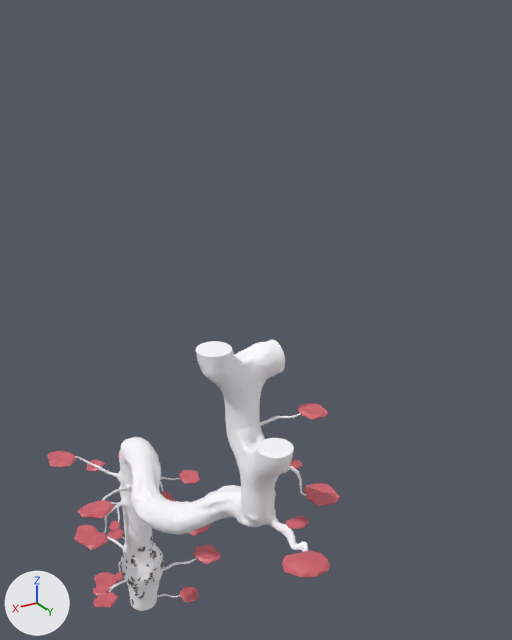
One commit to the OBJ model Assets/Meshes/ProceduralLevelParts/Tree.obj: the scene before it, then after it.
One viewpoint serves both versions: a 50 mm camera at (7.1, 20.1, 16.4) aimed at (-3.3, 2.9, 7.8). Lighting does not change. The marker at lower left points along +X, +Y and +Z. Where no turn or scale is listed for an object, it has been applied to the vertices.

Objects in the first picture: 'Tree'.
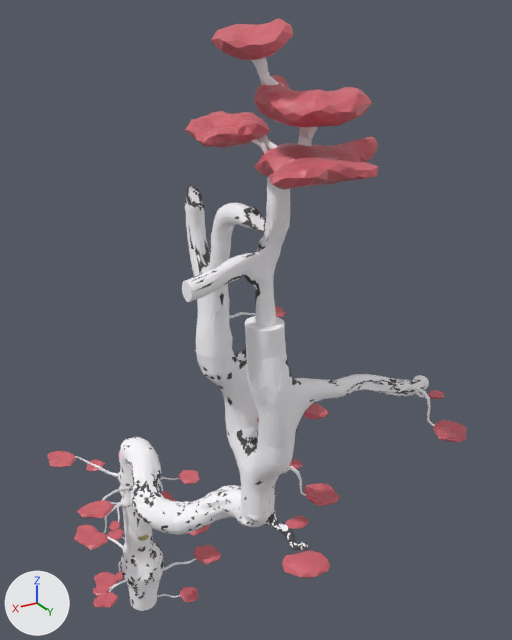
Where the change shows, as pixel boxes (x1, y1, x2, y2) in the pictures (512 x 640 px):
'Tree', reshaped (43% wider, 118% taller)
    before: (47, 340, 340, 611)
    after: (47, 18, 467, 611)
part 1 of me_tree, added
    after: (405, 386, 435, 426)
part 2 of me_tree, added
    after: (433, 420, 467, 442)
part 3 of me_tree, added
    after: (428, 390, 444, 399)
part 4 of me_tree, added
    after: (229, 312, 256, 319)
part 5 of me_tree, added
    after: (275, 306, 286, 317)
part 6 of me_tree, added
    after: (182, 18, 429, 458)
part 7 of me_tree, added
    after: (131, 505, 149, 541)
part 8 of me_tree, recoloured (white to grey)
    both: (117, 349, 308, 552)

The change, as a diff of the scene's bpy script:
```diff
--- a/Assets/Meshes/ProceduralLevelParts/Tree.obj.py
+++ b/Assets/Meshes/ProceduralLevelParts/Tree.obj.py
@@ mat_mushroom @@
+mat_mushroom = principled_material('Mushroom')
+mat_mushroom.base_color = (0.233, 0.193, 0.068)  # yellow #857a4a
+mat_mushroom.roughness = 0.78
@@ mat_bark2_001 @@
+mat_bark2_001 = principled_material('Bark2.001')
+mat_bark2_001.base_color = (0.0637, 0.0637, 0.0637)  # dark grey #474747
+mat_bark2_001.roughness = 0.715
@@ mat_bark_001 @@
+mat_bark_001 = principled_material('Bark.001')
+mat_bark_001.base_color = (0.985, 0.97, 1.0)  # white #fdfcff
+mat_bark_001.roughness = 0.805
@@ me_tree @@
 # used by ob_tree; location = (0.0, 0.0, 0.0)
-me_tree.from_pydata(...)  # 11088 vertices, 19705 faces; spans x -4.15..2.61, y -2.91..8.19, z -4.02..8.05
+me_tree.from_pydata(...)  # 17832 vertices, 32362 faces; spans x -7.2..2.61, y -2.91..9.19, z -4.02..16.38
+# me_tree part 1: the loose piece of 100 vertices spanning x -3.25..-2.3, y 5.47..6.01, z 3.23..4.33 is copied, and the copy is turned -39.5 degrees about the z axis through its middle, then moved by (-3.48, 1.48, 2.26); it spans x -6.5..-5.99, y 6.75..7.69, z 5.49..6.59
+# me_tree part 2: the loose piece of 42 vertices spanning x -4.11..-3.15, y 5.54..6.68, z 3.11..3.35 is copied, and the copy is turned -39.5 degrees about the z axis through its middle, then moved by (-3.05, 1.94, 2.26); it spans x -7.2..-6.17, y 7.52..8.64, z 5.37..5.61
+# me_tree part 3: the loose piece of 42 vertices spanning x -3.46..-2.98, y 5.06..5.52, z 3.84..4.01 is copied, and the copy is turned -39.5 degrees about the z axis through its middle, then moved by (-3.66, 1.87, 2.26); it spans x -7.16..-6.63, y 6.95..7.38, z 6.1..6.27
+# me_tree part 4: the loose piece of 100 vertices spanning x -1.29..-0.41, y 0.26..1.08, z 1.22..1.6 is copied, and the copy is scaled about its middle by (0.891, 0.88, 0.819), then moved by (-0.83, 4.22, 7.61); it spans x -2.08..-1.29, y 4.53..5.25, z 8.86..9.17
+# me_tree part 5: the loose piece of 42 vertices spanning x -1.99..-1.26, y 0.75..1.64, z 1.49..1.67 is copied, and the copy is scaled about its middle by (0.882, 0.88, 0.871), then moved by (-0.74, 4.16, 7.57); it spans x -2.68..-2.04, y 4.96..5.74, z 9.07..9.23
+# me_tree part 6: 5852 vertices added at x -7.19..0.62, y 3.4..9.19, z 5.58..16.38
+# me_tree part 7: 324 vertices added at x -0.49..0.37, y 0.34..0.82, z -0.95..0.7
+# me_tree part 8: 1658 faces spanning x -2.94..0.91, y -0.76..7.34, z -1.0..7.95 switch from mat_bark (white #fdfcff) to mat_bark2 (dark grey #474747)
 me_tree.materials.append(mat_leaves)
+me_tree.materials.append(mat_mushroom)  # yellow #857a4a
+me_tree.materials.append(mat_bark_001)  # white #fdfcff
+me_tree.materials.append(mat_bark2_001)  # dark grey #474747
```
